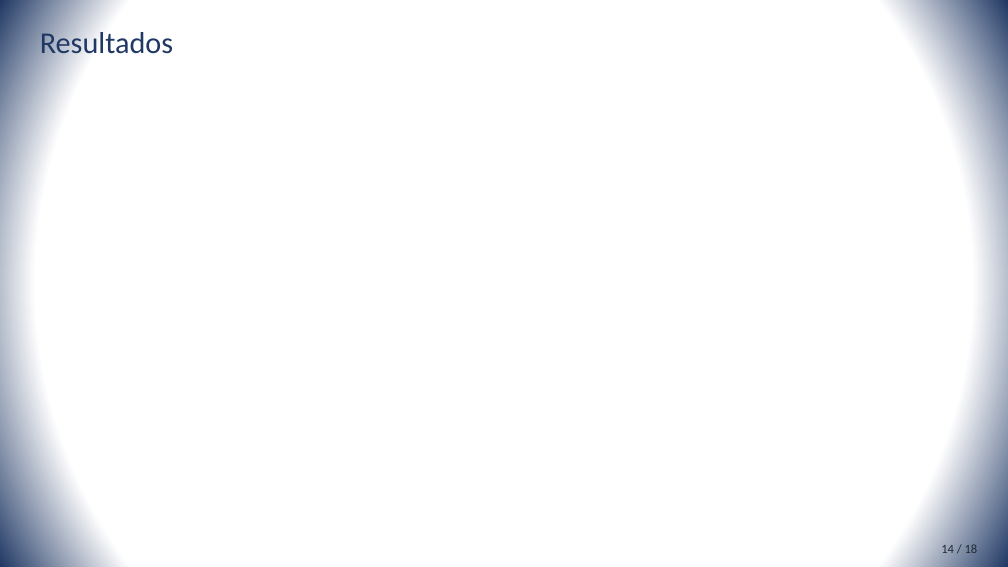
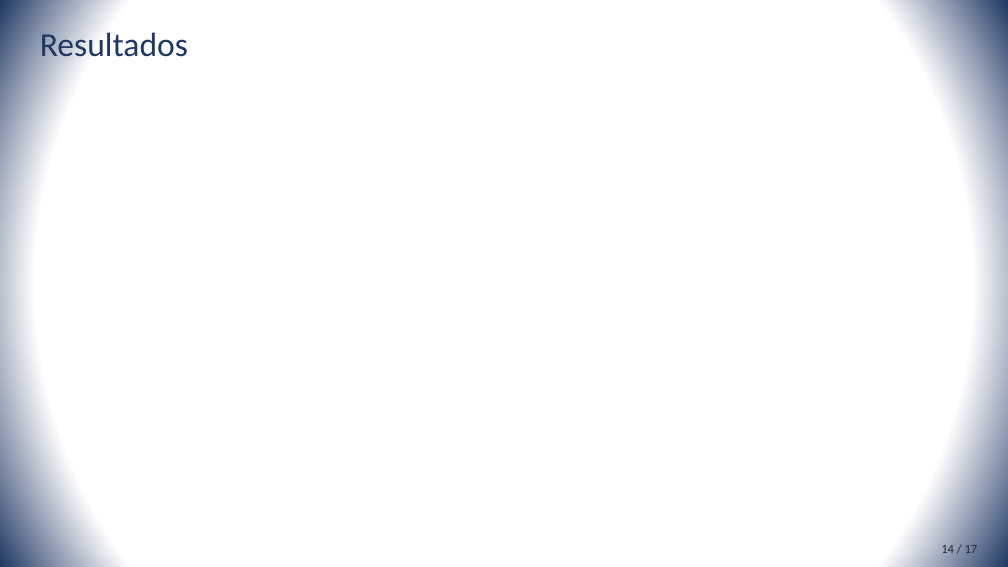
Before and after one commit to rustanitu/atfgtex, a slide deck: slide 14 of presentation/presentation.pptm. Drawn at 1008x567 pixels with LibreOffice and Linux fonts; fonts in the diff are those of the drawing. Boxes give left, top, right and bottom in pixels: in the first picture for what was removed or moved away, otherwise in the second. Text is boxed around its words. In the diff, an @@ line names an element or a change of style, - is before the commit and + after.

```diff
--- a/presentation/presentation.pptm
+++ b/presentation/presentation.pptm
@@ title "Resultados" at [40, 28, 188, 64]: size 28.8 to 32 pt @@
@@ text at [941, 545, 978, 553]: text changed @@
-14 / 18
+14 / 17
```
Also in this commit, not shown: 15 other slides changed.
